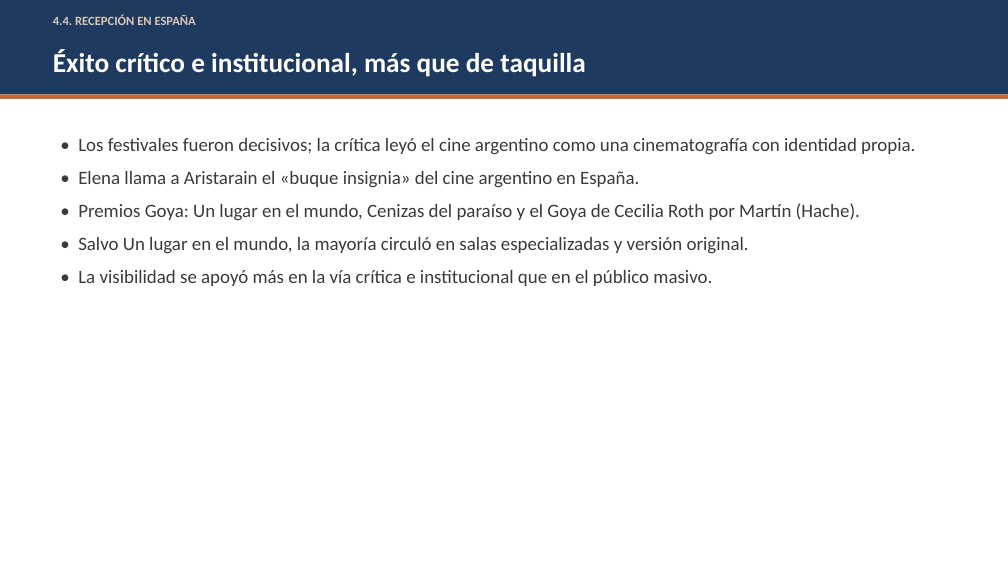
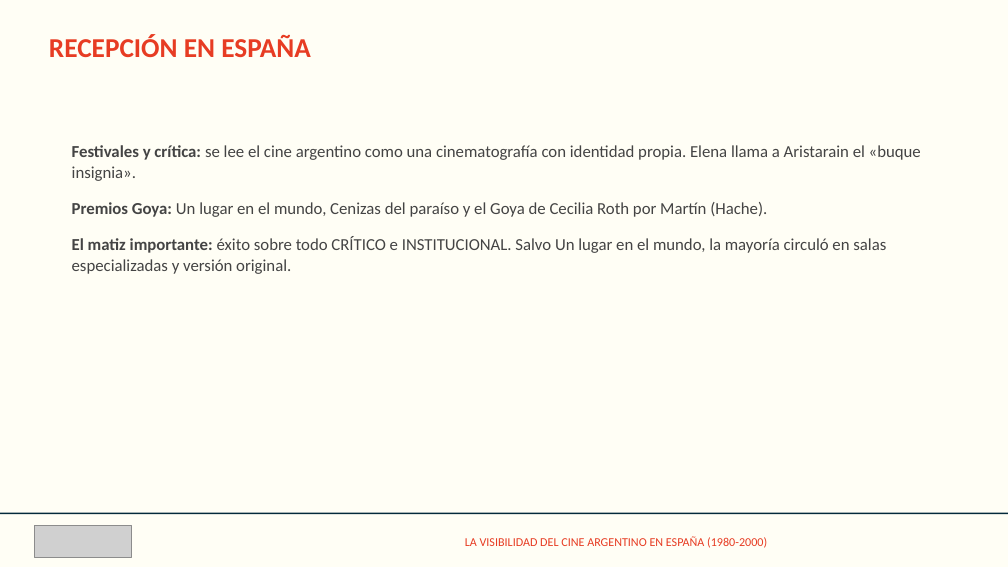
Before and after one commit to facundonicolasvgg/fuentes-TFG, a slide deck: slide 13 of presentacion/Presentacion_TFG.pptx (slide 12 before the commit). Drawn at 1008x567 pixels with LibreOffice and Linux fonts; fonts in the diff are those of the drawing; grey boxes stand for pictures. Boxes give left, top, right and bottom in pixels: in the first picture for what was removed or moved away, otherwise in the second. Text is boxed around its words. In the diff, an @@ line names an element or a change of style, - is before the commit and + after.

```diff
--- a/presentacion/Presentacion_TFG.pptx
+++ b/presentacion/Presentacion_TFG.pptx
@@ rectangle removed at (0, 0, 1008, 95) @@
@@ rectangle added at (0, 0, 1008, 567), fill #FFFEF5 @@
@@ text at (49, 34, 311, 57): text changed; size 12 to 26 pt; text colour #D9C7B8 to #E73C23 @@
-4.4. RECEPCIÓN EN ESPAÑA
+RECEPCIÓN EN ESPAÑA
@@ text removed at (53, 50, 585, 77) @@
-Éxito crítico e institucional, más que de taquilla
@@ rectangle removed at (0, 95, 1008, 99) @@
@@ text at (72, 145, 921, 274): text changed; size 18 to 16 pt; text colour #3A3A3A to #444444 @@
-• Los festivales fueron decisivos; la crítica leyó el cine argentino como una cinematografía con identidad propia.
-• Elena llama a Aristarain el «buque insignia» del cine argentino en España.
-• Premios Goya: Un lugar en el mundo, Cenizas del paraíso y el Goya de Cecilia Roth por Martín (Hache).
-• Salvo Un lugar en el mundo, la mayoría circuló en salas especializadas y versión original.
-• La visibilidad se apoyó más en la vía crítica e institucional que en el público masivo.
+Festivales y crítica: se lee el cine argentino como una cinematografía con identidad propia. Elena llama a Aristarain el «buque insignia».
+Premios Goya: Un lugar en el mundo, Cenizas del paraíso y el Goya de Cecilia Roth por Martín (Hache).
+El matiz importante: éxito sobre todo CRÍTICO e INSTITUCIONAL. Salvo Un lugar en el mundo, la mayoría circuló en salas especializadas y versión original.
@@ rectangle added at (0, 513, 1008, 514), fill #03293B @@
@@ picture added at (34, 526, 132, 557) @@
@@ text added at (465, 536, 767, 548), 11.5 pt, text #E73C23 @@
+LA VISIBILIDAD DEL CINE ARGENTINO EN ESPAÑA (1980-2000)
```
Also in this commit, not shown: 7 other slides changed, 8 slides added, 6 slides removed, 5 other files.
